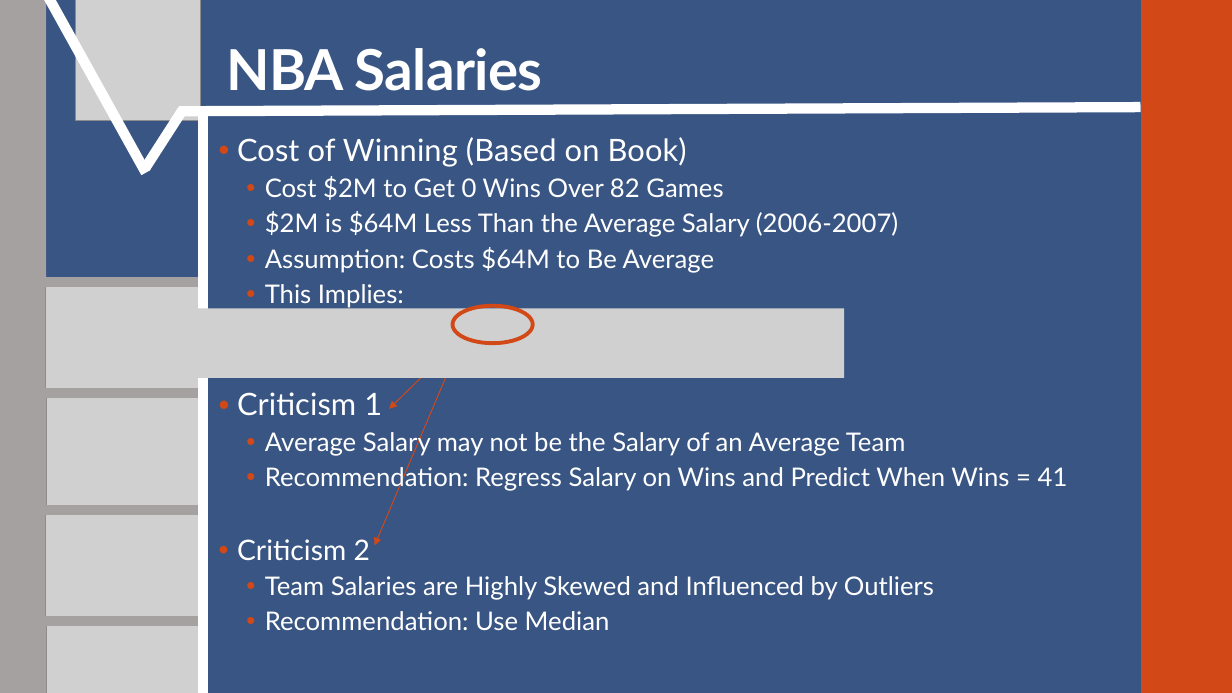
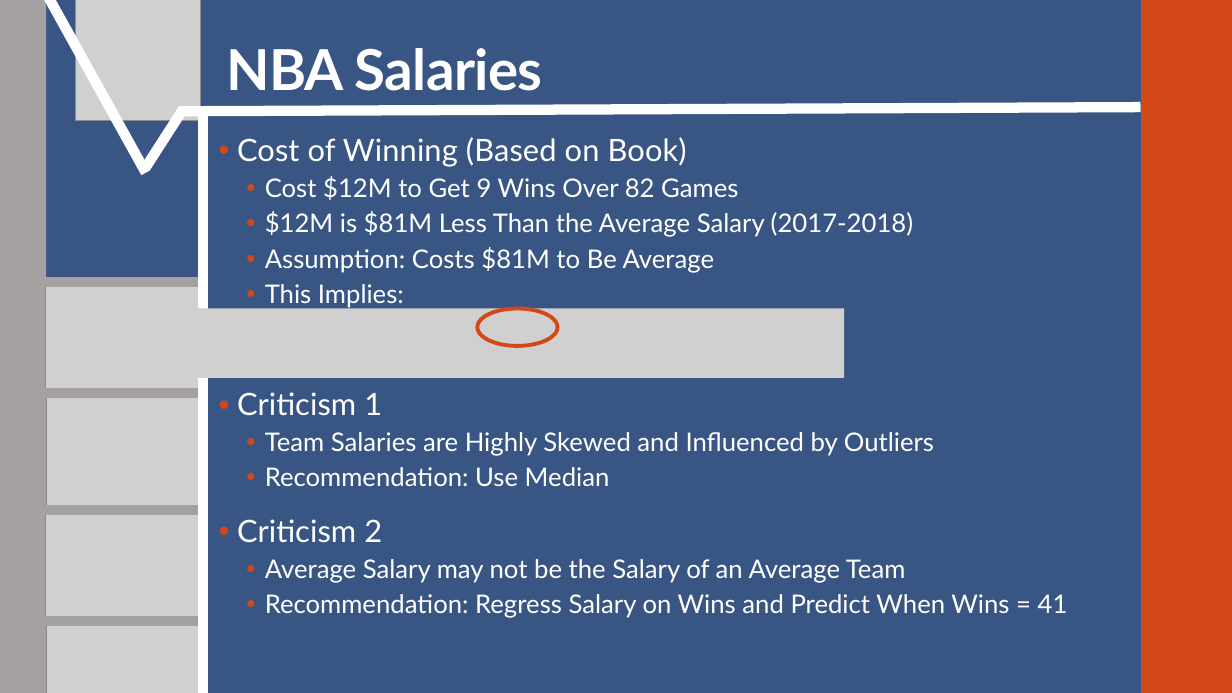
Before and after one commit to SuperMarioGiacomazzo/STOR538_WEBSITE, a slide deck: slide 12 of Slides/Basketball 4/Basketball_4_Lecture.pptx (slide 9 before the commit). Drawn at 1232x693 pixels with LibreOffice and Linux fonts; fonts in the diff are those of the drawing; grey boxes stand for pictures. Boxes give left, top, right and bottom in pixels: in the first picture for what was removed or moved away, otherwise in the second. Text is boxed around its words. In the diff, an @@ line names an element or a change of style, - is before the commit and + after.

```diff
--- a/Slides/Basketball 4/Basketball_4_Lecture.pptx
+++ b/Slides/Basketball 4/Basketball_4_Lecture.pptx
@@ text at (265,176,913,273): text changed @@
-  • Cost $2M to Get 0 Wins Over 82 Games
-  • $2M is $64M Less Than the Average Salary (2006-2007)
-  • Assumption: Costs $64M to Be Average
+  • Cost $12M to Get 9 Wins Over 82 Games
+  • $12M is $81M Less Than the Average Salary (2017-2018)
+  • Assumption: Costs $81M to Be Average
@@ ellipse: place and size @@
-ellipse at (453,306,533,344)
+ellipse at (478,309,558,347)
@@ arrow removed from (463, 336) to (374, 545) @@
@@ arrow removed from (461, 338) to (389, 409) @@
@@ text at (237,432,934,543): paragraphs added @@
+  • Team Salaries are Highly Skewed and Influenced by Outliers
+  • Recommendation: Use Median
+• Criticism 2
@@ text at (237,539,934,630): paragraphs removed @@
-• Criticism 2
-  • Team Salaries are Highly Skewed and Influenced by Outliers
-  • Recommendation: Use Median
```
Also in this commit, not shown: 6 other slides changed, 5 slides added, 5 slides removed, 5 other files.
